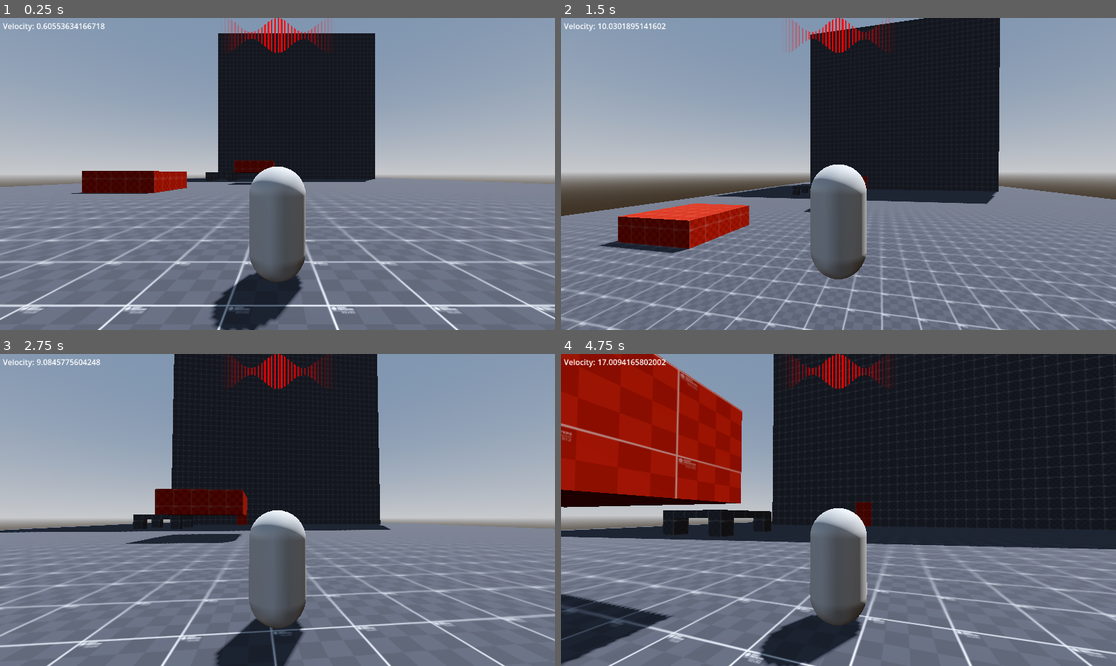
Above: before the commit, frames 1-4 (two rows, left to right).
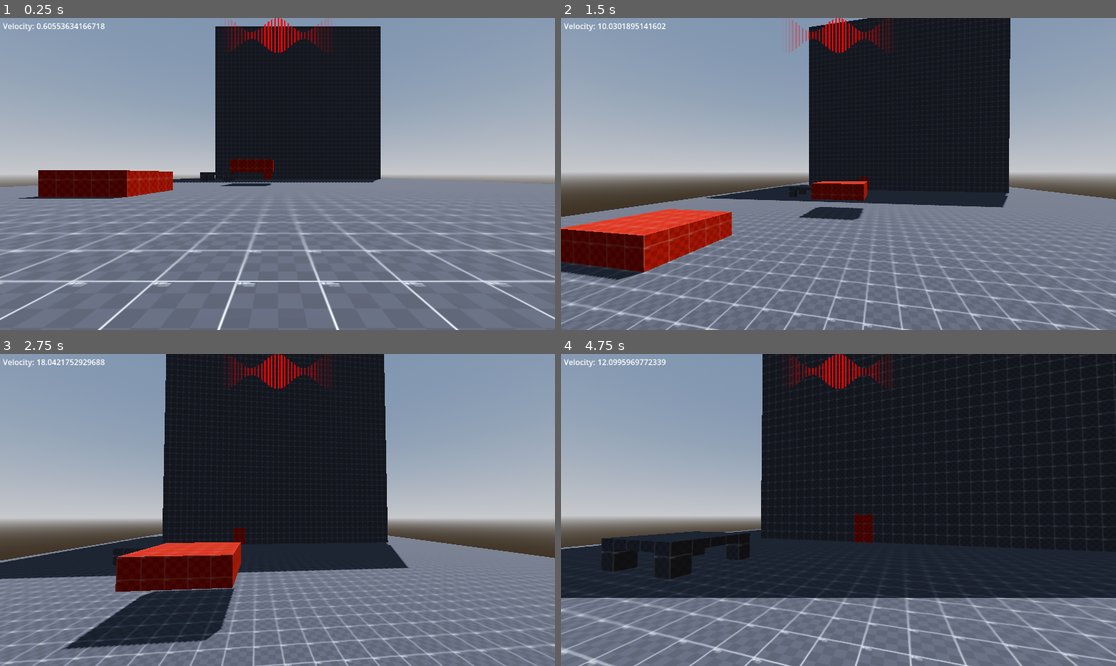
Above: after the commit, the same moments.

Repository: WasteIy/GameOff2025
Game: Godot game, scene res://Scenes/Levels/test_level.tscn
Same seed, same stepped clock (60 frames per second), same inputs: the game is played once before the commit and once after it.
Inputs (mouse positions are in pixels of both pictures, inside the frame that each line leads up to):
- Up to frame 1 (0.25 s): no input
- Up to frame 2 (1.5 s): tap Enter at 0.5 s; move the mouse to (866, 174) at 0.52 s; hold W (move_forward) from 0.53 s (still down); tap Space (jump) at 0.6, 0.77, 1.07, 1.35 s; click (866, 174) at 0.67 s; move the mouse to (810, 174) at 1.27 s
- Up to frame 3 (2.75 s): keep holding W (move_forward); tap Space (jump) at 1.52, 1.82, 2.1 s; move the mouse to (288, 503) at 2.02 s
- Up to frame 4 (4.75 s): keep holding W (move_forward); move the mouse to (832, 516) at 2.77 s; tap Space (jump) at 2.85, 3.02, 3.32, 3.6, 3.77, 4.07, 4.35, 4.52 s; click (832, 516) at 2.92 s; move the mouse to (877, 513) at 3.52 s; move the mouse to (794, 506) at 4.27 s

The runs differ from the first frame. In frame 1, 12% of the frame differs, in the area x 0-100%, y 2-100%; in frame 2, 17%; in frame 3, 27%; in frame 4, 45%, in the area x 0-100%, y 0-100%.

Commit message:
Better logic + Buffering is not really working right now

Diff:
--- a/Scenes/Player/State Machine/jump_state.gd
+++ b/Scenes/Player/State Machine/jump_state.gd
@@ -29,11 +29,12 @@
 			character.coyote_jump_cooldown -= delta
 
 func check_input():
-	if character.is_on_floor():
-		if character.buffered_jump:
-			character.buffered_jump = false
+	if Input.is_action_just_pressed("jump"):
+		if !character.is_on_floor():
+			character.buffered_jump = true
+		else:
 			jump()
-			return
+
 
 
 func check_if_floor():
@@ -41,6 +42,11 @@
 		transitioned.emit(self, "InAirState")
 
 	if character.is_on_floor():
+		if character.buffered_jump:
+			character.buffered_jump = false
+			jump()
+			return
+
 		if character.move_direction:
 			transitioned.emit(self, character.walk_or_run)
 		else:
--- a/Scenes/Player/player.tscn
+++ b/Scenes/Player/player.tscn
@@ -34,7 +34,6 @@
 
 [node name="Camera" type="Camera3D" parent="CameraHolder"]
 unique_name_in_owner = true
-transform = Transform3D(1, 0, 0, 0, 1, 0, 0, 0, 1, 0, 0, 3.6337569)
 
 [node name="Raycasts" type="Node3D" parent="."]
 
